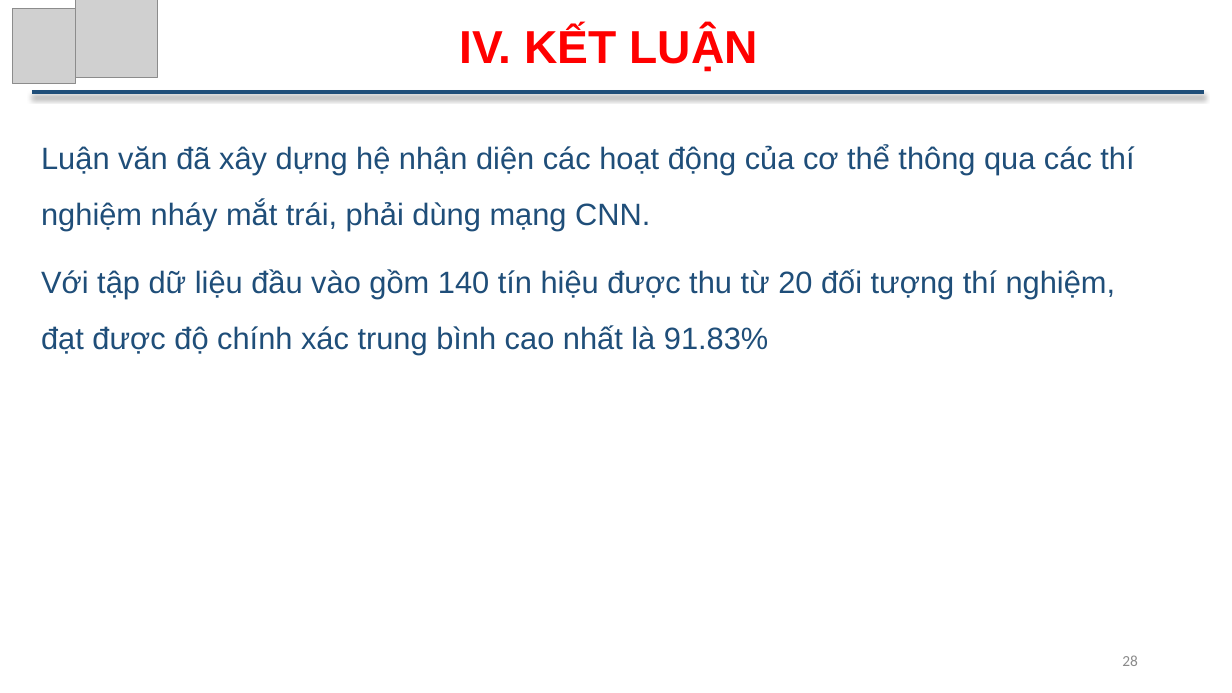
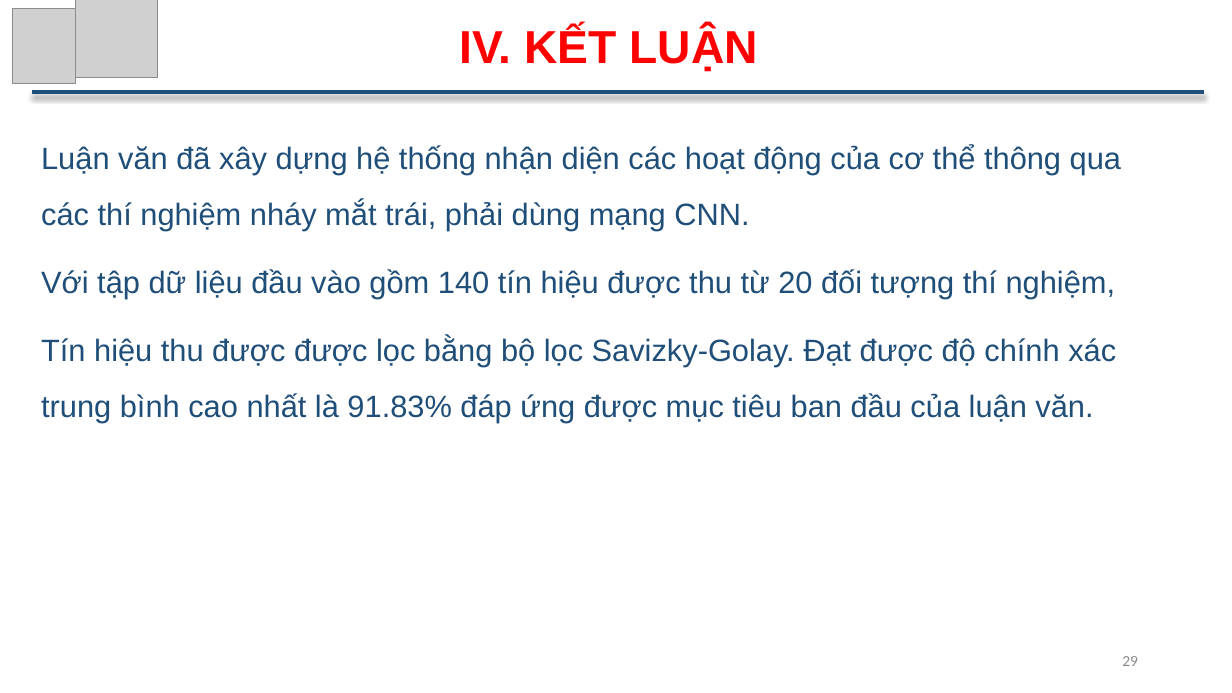
Before and after one commit to ThuTrongNguyen/Thesis, a slide deck: slide 29 of SlideBaoCao_NguyenTrongThu.pptx (slide 28 before the commit). Drawn at 1232x693 pixels with LibreOffice and Linux fonts; fonts in the diff are those of the drawing; grey boxes stand for pictures. Boxes give left, top, right and bottom in pixels: in the first picture for what was removed or moved away, otherwise in the second. Text is boxed around its words. In the diff, an @@ line names an element or a change of style, - is before the commit and + after.

Commit message:
add

```diff
--- a/SlideBaoCao_NguyenTrongThu.pptx
+++ b/SlideBaoCao_NguyenTrongThu.pptx
@@ text at (x1=41, y1=145, x2=1121, y2=422): text changed @@
-Luận văn đã xây dựng hệ nhận diện các hoạt động của cơ thể thông qua các thí nghiệm nháy mắt trái, phải dùng mạng CNN.
-Với tập dữ liệu đầu vào gồm 140 tín hiệu được thu từ 20 đối tượng thí nghiệm, đạt được độ chính xác trung bình cao nhất là 91.83%
+Luận văn đã xây dựng hệ thống nhận diện các hoạt động của cơ thể thông qua các thí nghiệm nháy mắt trái, phải dùng mạng CNN.
+Với tập dữ liệu đầu vào gồm 140 tín hiệu được thu từ 20 đối tượng thí nghiệm,
+Tín hiệu thu được được lọc bằng bộ lọc Savizky-Golay. Đạt được độ chính xác trung bình cao nhất là 91.83% đáp ứng được mục tiêu ban đầu của luận văn.
@@ page number at (x1=1122, y1=656, x2=1138, y2=666): text changed @@
-28
+29
```
Also in this commit, not shown: 3 other slides changed, 2 slides added, 1 slide removed.
